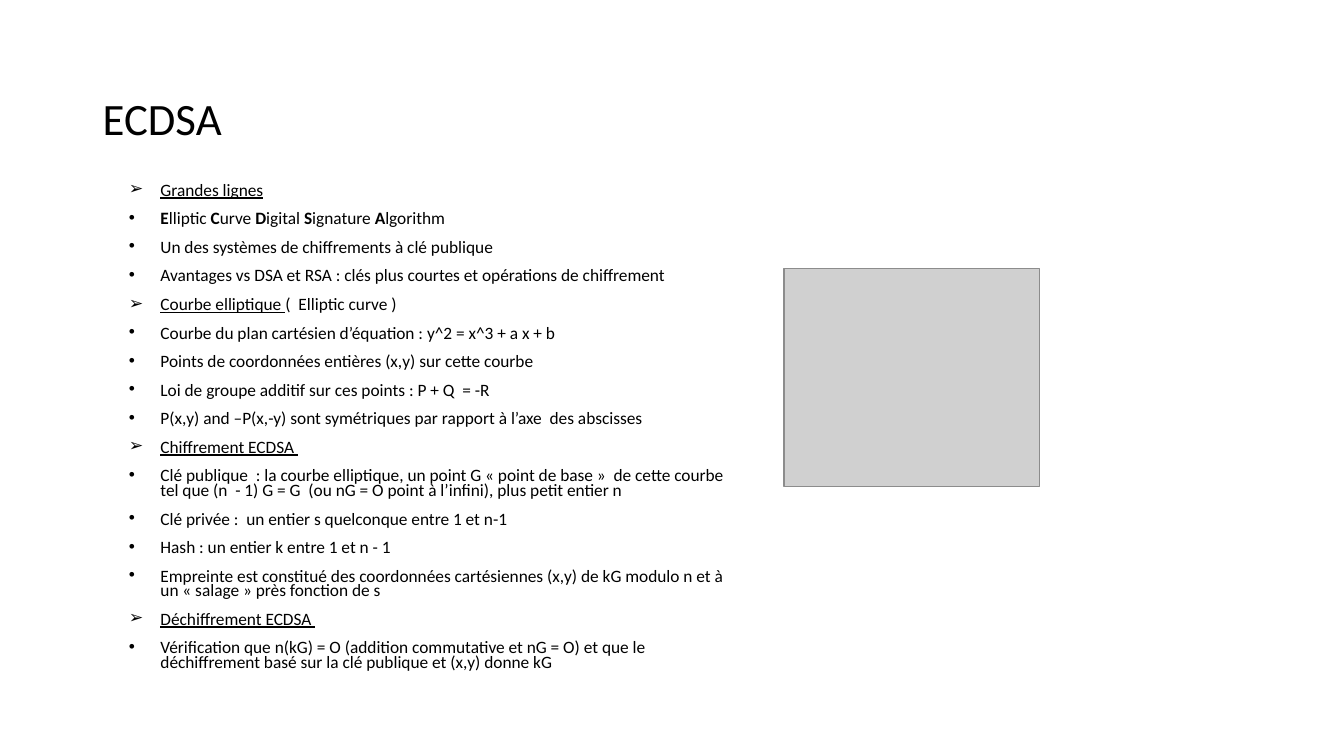
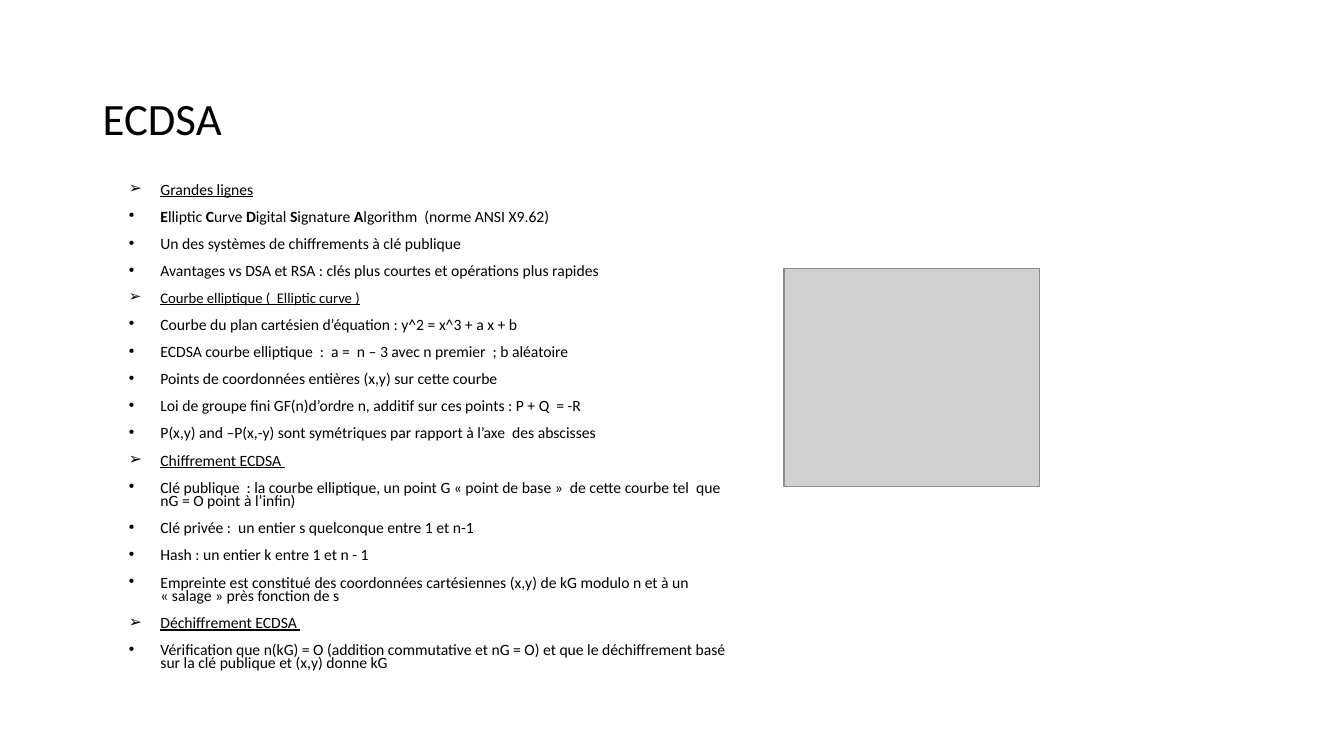
Before and after one commit to dominiquelaurain/fastecdsa, a slide deck: slide 10 of docs/Autoformation_Git.pptx (slide 5 before the commit). Drawn at 1344x756 pixels with LibreOffice and Linux fonts; fonts in the diff are those of the drawing; grey boxes stand for pictures. Boxes give left, top, right and bottom in pixels: in the first picture for what was removed or moved away, otherwise in the second. Text is boxed around its words. In the diff, an @@ line names an element or a change of style, - is before the commit and + after.

```diff
--- a/docs/Autoformation_Git.pptx
+++ b/docs/Autoformation_Git.pptx
@@ text at [160,184,726,671]: size 12.4 to 11.2 pt in "Grandes lignes", "Un des systèmes de chiffrements à clé ...", "Courbe du plan cartésien d’équation : y^2 ...", "Points de coordonnées entières (x,y) sur cette ..." and 7 more places; size 12.4 to 10.5 pt in "Courbe elliptique ( Elliptic curve )"; underline on in "( Elliptic curve )" @@
@@ text at [160,210,550,225]: text changed; size 12.4 to 11.2 pt @@
-• Elliptic Curve Digital Signature Algorithm
+• Elliptic Curve Digital Signature Algorithm (norme ANSI X9.62)
@@ text at [160,265,599,279]: text changed; size 12.4 to 11.2 pt @@
-• Avantages vs DSA et RSA : clés plus courtes et opérations de chiffrement
+• Avantages vs DSA et RSA : clés plus courtes et opérations plus rapides
@@ text at [160,346,568,360]: paragraph added @@
+• ECDSA courbe elliptique : a = n – 3 avec n premier ; b aléatoire
@@ text at [160,399,581,414]: text changed; size 12.4 to 11.2 pt @@
-• Loi de groupe additif sur ces points : P + Q = -R
+• Loi de groupe fini GF(n)d’ordre n, additif sur ces points : P + Q = -R
@@ text at [160,482,720,509]: text changed; size 12.4 to 11.2 pt @@
-• Clé publique : la courbe elliptique, un point G « point de base » de cette courbe tel que (n - 1) G = G (ou nG = O point à l’infini), plus petit entier n
+• Clé publique : la courbe elliptique, un point G « point de base » de cette courbe tel que nG = O point à l’infin)
```
Also in this commit, not shown: 5 slides added.
